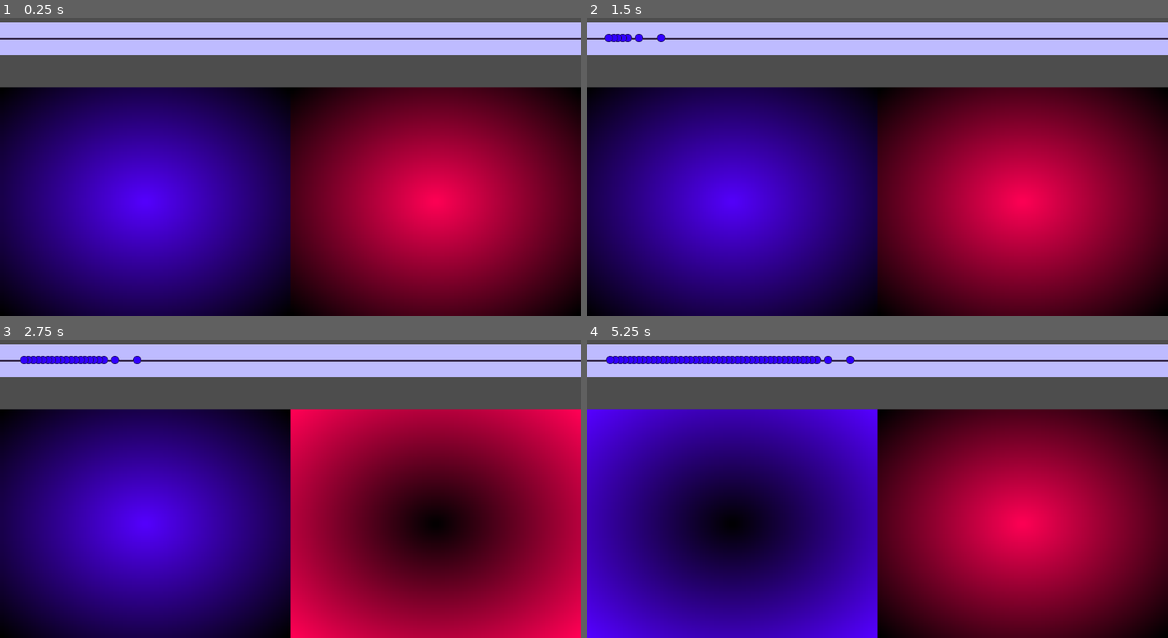
Above: before the commit, frames 1-4 (two rows, left to right).
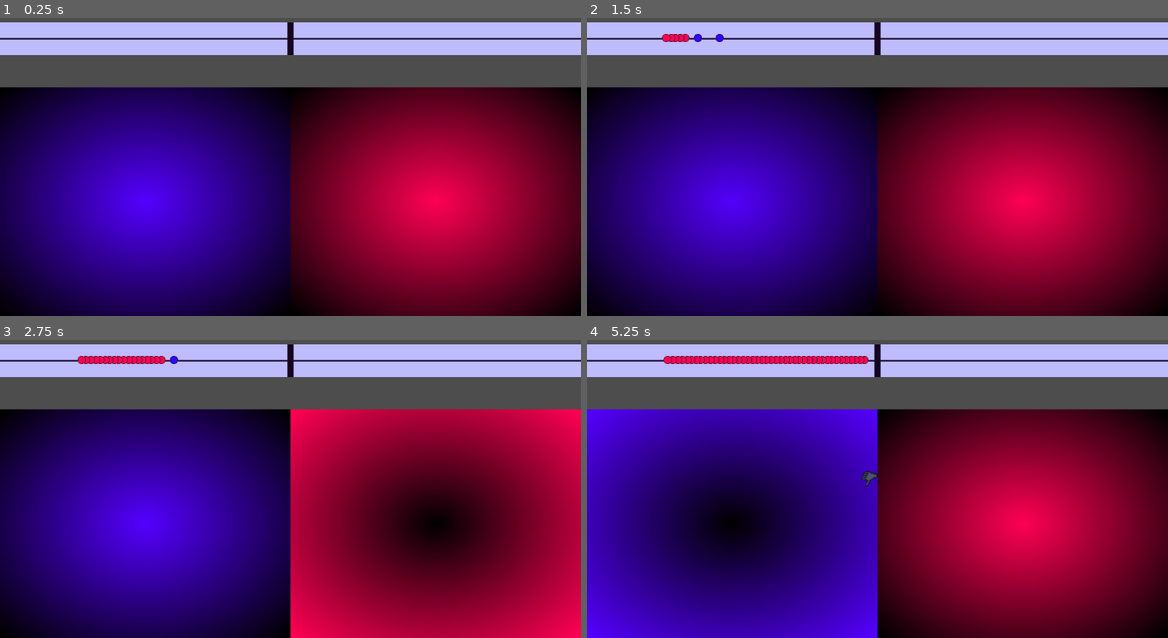
Above: after the commit, the same moments.

Repository: GustaCyber/Ritmo-silencioso
Game: Godot game, scene res://scenes/teste.tscn
Two runs of this game, one before a commit and one after it. Both use one fixed random seed, a clock stepped at 60 frames per second and the inputs below. Sound files missing from this copy of the repository are replaced by a short silence.
Inputs (mouse positions are in pixels of both pictures, inside the frame that each line leads up to):
- Up to frame 1 (0.25 s): no input
- Up to frame 2 (1.5 s): click (1022, 202) at 0.5 s; click (732, 202) at 1.25 s
- Up to frame 3 (2.75 s): tap Enter at 2 s; hold Right (ui_right) from 2.03 s (still down)
- Up to frame 4 (5.25 s): tap Space at 2.75, 4.25 s; release Right (ui_right) at 2.78 s; hold Left (ui_left) 2.78-3.53 s; tap Enter at 3.5, 5 s; hold Right (ui_right) 3.53-5.03 s; hold Left (ui_left) from 5.03 s (still down)

The runs differ from the first frame. In frame 1, 0.1% of the frame differs, in the area x 49-51%, y 1-13%; in frame 2, 0.5%; in frame 3, 0.8%; in frame 4, 1.4%, in the area x 3-51%, y 1-50%.

Commit message:
implementacao da gameplay parte 2

Diff:
--- /dev/null
+++ b/scenes/Precision_out.tscn
@@ -0,0 +1,58 @@
+[gd_scene format=3 uid="uid://cljnc2bwvla1m"]
+
+[ext_resource type="Script" uid="uid://dlpusk5pxib1g" path="res://scripts/precision_out.gd" id="1_xc8k4"]
+[ext_resource type="Texture2D" uid="uid://cyvpus0jmkf2u" path="res://assets/sprites/hand1.png" id="1_xj532"]
+
+[sub_resource type="AtlasTexture" id="AtlasTexture_8ytie"]
+atlas = ExtResource("1_xj532")
+region = Rect2(0, 0, 16, 16)
+
+[sub_resource type="AtlasTexture" id="AtlasTexture_im8u8"]
+atlas = ExtResource("1_xj532")
+region = Rect2(32, 0, 16, 16)
+
+[sub_resource type="AtlasTexture" id="AtlasTexture_w8l1l"]
+atlas = ExtResource("1_xj532")
+region = Rect2(16, 0, 16, 16)
+
+[sub_resource type="SpriteFrames" id="SpriteFrames_mjdn2"]
+animations = [{
+"frames": [{
+"duration": 1.0,
+"texture": SubResource("AtlasTexture_8ytie")
+}],
+"loop": true,
+"name": &"A",
+"speed": 5.0
+}, {
+"frames": [{
+"duration": 1.0,
+"texture": SubResource("AtlasTexture_im8u8")
+}],
+"loop": true,
+"name": &"B",
+"speed": 5.0
+}, {
+"frames": [{
+"duration": 1.0,
+"texture": SubResource("AtlasTexture_w8l1l")
+}],
+"loop": true,
+"name": &"C",
+"speed": 5.0
+}]
+
+[node name="Precision_out" type="CharacterBody2D" unique_id=2088605573]
+z_index = 1
+z_as_relative = false
+scale = Vector2(2, 2)
+script = ExtResource("1_xc8k4")
+
+[node name="animate" type="AnimatedSprite2D" parent="." unique_id=289463102]
+texture_filter = 1
+sprite_frames = SubResource("SpriteFrames_mjdn2")
+animation = &"A"
+
+[node name="Timer" type="Timer" parent="." unique_id=551048482]
+
+[connection signal="timeout" from="Timer" to="." method="_on_timer_timeout"]
--- a/scenes/element.tscn
+++ b/scenes/element.tscn
@@ -31,7 +31,7 @@
 [node name="AnimatedSprite2D" type="AnimatedSprite2D" parent="." unique_id=1137452298]
 texture_filter = 1
 sprite_frames = SubResource("SpriteFrames_ut6yo")
-animation = &"blue"
+animation = &"red"
 
 [node name="VisibleOnScreenNotifier2D" type="VisibleOnScreenNotifier2D" parent="." unique_id=1634303380]
 
--- a/scenes/teste.tscn
+++ b/scenes/teste.tscn
@@ -23,6 +23,7 @@
 grow_vertical = 2
 
 [node name="right_button" type="TextureButton" parent="CanvasLayer/Control" unique_id=374745688]
+z_as_relative = false
 layout_mode = 1
 anchors_preset = -1
 anchor_left = 0.5
@@ -36,6 +37,7 @@
 script = ExtResource("3_mjdn2")
 
 [node name="left_button" type="TextureButton" parent="CanvasLayer/Control" unique_id=296635656]
+z_as_relative = false
 layout_mode = 1
 anchors_preset = -1
 anchor_top = 0.3
@@ -61,8 +63,17 @@
 anchor_bottom = 0.52
 color = Color(0.08366973, 0.021391047, 0.12555072, 1)
 
+[node name="line2" type="ColorRect" parent="CanvasLayer/Control/campo_tempo" unique_id=2107823625]
+layout_mode = 1
+anchors_preset = -1
+anchor_left = 0.495
+anchor_right = 0.505
+anchor_bottom = 1.0
+color = Color(0.08235294, 0.019607844, 0.1254902, 1)
+
 [node name="AudioPlayer" type="AudioStreamPlayer2D" parent="." unique_id=591978193]
 stream = ExtResource("6_mjdn2")
+volume_db = 10.0
 
 [node name="Node" type="Node" parent="." unique_id=1016419998]
 script = ExtResource("6_6cgey")
--- a/scripts/Global.gd
+++ b/scripts/Global.gd
@@ -8,13 +8,16 @@
 # Consts e vars gameplay
 const song_teste_array = [1, 0, 0, 0, 1, 0, 0, 0]
 const error_margin = 5
+const prec_margin_A = 7
+const prec_margin_B = 15
 const element_speed = 100
+const default_element_pos = 200
 # Musica 1
 var musica1 = {
 	"bpm": 140,
 	"duracao": 111,
 	"path": "res://assets/songs/korobeiniki.mp3",
-	"array": [1, 0, 0, 0, 1, 0, 0, 0],
+	"array": [1, 0, 0, 0, 1, 0, 0, 0, 1, 0, 0, 0],
 }
 var total_beats1 = (musica1.duracao/60.0)*musica1.bpm
 var time_per_bit1 = musica1.duracao/total_beats1
@@ -44,6 +47,10 @@
 	tween.tween_method(mudar_cor_ponto_1.bind(gradiente), gradiente.get_color(1), corB, duration)
 
 # Funcoes de gameplay
+
+func get_screen_size():
+	var screen_size = DisplayServer.screen_get_size()
+	return screen_size
 
 # Funcoes de save
 func novo_jogo():
--- a/scripts/element.gd
+++ b/scripts/element.gd
@@ -1,14 +1,26 @@
 extends CharacterBody2D
 
+# Onreadys
+@onready var anim = get_node("AnimatedSprite2D")
+
+# Constantes
 const speed = GlobalGD.element_speed
 
+# Variaveis
+var is_red = false
+
 func _ready() -> void:
-	pass
+	if (is_red):
+		anim.play("red")
+	else:
+		anim.play("blue")
 
 func _physics_process(delta: float) -> void:
-	velocity.x = speed
+	velocity.x = speed * delta * 60
 	move_and_slide()
 
+func eliminate():
+	self.queue_free()
 
 func _on_visible_on_screen_notifier_2d_screen_exited() -> void:
 	queue_free()
--- a/scripts/gameplay.gd
+++ b/scripts/gameplay.gd
@@ -4,6 +4,7 @@
 @onready var l_btn = get_node("CanvasLayer/Control/left_button")
 @onready var r_btn = get_node("CanvasLayer/Control/right_button")
 @onready var audio_player = get_node("AudioPlayer")
+@onready var control = get_node("CanvasLayer/Control")
 @onready var campo_tempo = get_node("CanvasLayer/Control/campo_tempo")
 @onready var linha = get_node("CanvasLayer/Control/campo_tempo/line")
 
@@ -28,34 +29,71 @@
 func get_keys():
 	if Input.is_action_just_pressed("ui_left"):
 		l_btn.animar(1)
+		var t = audio_player.get_playback_position() + AudioServer.get_time_since_last_mix()
+		player_precision(t)
 	if (Input.is_action_just_released("ui_left")):
 		l_btn.animar(0)
+
 	if (Input.is_action_just_pressed("ui_right")):
 		r_btn.animar(1)
+		var t = audio_player.get_playback_position() + AudioServer.get_time_since_last_mix()
+		player_precision(t)
 	if (Input.is_action_just_released("ui_right")):
 		r_btn.animar(0)
+
+
+func get_next_bit_time() -> float:
+	var current_song_time = audio_player.get_playback_position() + AudioServer.get_time_since_last_mix()
+	var current_pos:int = current_song_time/GlobalGD.time_per_bit1
+	var next_bit = GlobalGD.time_per_bit1 * (current_pos+1)
+	return next_bit - current_song_time
 
 func get_next_bit() -> float:
 	var current_song_time = audio_player.get_playback_position() + AudioServer.get_time_since_last_mix()
 	var current_pos:int = current_song_time/GlobalGD.time_per_bit1
-	var next_bit_time = GlobalGD.time_per_bit1 * (current_pos+1)
-	return next_bit_time - current_song_time
+	var next_bit = GlobalGD.time_per_bit1 * (current_pos+1)
+	return next_bit
+
+func array_pos() -> int:
+	var current_song_time = audio_player.get_playback_position() + AudioServer.get_time_since_last_mix()
+	var current_pos:int = current_song_time/GlobalGD.time_per_bit1
+	return current_pos
 
 func create_elements():
 	var new_element = preload("res://scenes/element.tscn")
-	var next_bit = get_next_bit()
+	var next_bit = get_next_bit_time()
 	if (next_bit <= GlobalGD.time_per_bit1 + GlobalGD.time_per_bit_margin1
 	&& next_bit >= GlobalGD.time_per_bit1 - GlobalGD.time_per_bit_margin1):
 		if (!is_generated):
 			is_generated = true
 			var pos = next_bit * GlobalGD.element_speed
-			var element_instance = new_element.instantiate()
 			elements.push_back(new_element.instantiate())
-			#elements[-1].position.y = 16
-			elements[-1].global_position.x = pos
+			if (GlobalGD.musica1.array[array_pos()]):
+				elements[-1].is_red = true
+			elements[-1].global_position.x = GlobalGD.default_element_pos - pos
 			linha.add_child(elements[-1])
 	else:
 		is_generated = false
+
+func calc_prec(t0) -> int:
+	var t1 = get_next_bit()
+	if (t0 - t1 > t1 - t1/100*GlobalGD.prec_margin_B || t0 - t1 < -t1 + t1/100*GlobalGD.prec_margin_B):
+		return -1
+	elif (t0 - t1 < t1 - t1/100*GlobalGD.prec_margin_B || t0 - t1 > -t1 + t1/100*GlobalGD.prec_margin_B):
+		return 1
+	elif (t0 - t1 < t1 - t1/100*GlobalGD.prec_margin_A || t0 - t1 > -t1 + t1/100*GlobalGD.prec_margin_A):
+		return 0
+	return -1
+
+func player_precision(t):
+	elements.pop_front().eliminate()
+	var prec = calc_prec(t)
+	var prec_out = preload("res://scenes/Precision_out.tscn")
+	var prec_out_ins = prec_out.instantiate()
+	prec_out_ins.prec = prec
+	prec_out_ins.position.x = get_viewport().get_visible_rect().size.x * 0.5 - 16
+	prec_out_ins.position.y = get_viewport().get_visible_rect().size.y * 0.5 + 16
+	control.add_child(prec_out_ins)
 
 # Called every frame. 'delta' is the elapsed time since the previous frame.
 func _process(delta: float) -> void:
--- /dev/null
+++ b/scripts/precision_out.gd
@@ -0,0 +1,26 @@
+extends CharacterBody2D
+# Onreadys
+@onready var animate = get_node("animate")
+@onready var timer = get_node("Timer")
+# Constantes
+const speed = 500
+# Variaveis
+var prec = 0
+
+func _ready() -> void:
+	if (prec == 0):
+		animate.play("A")
+	elif (prec == 1):
+		animate.play("B")
+	else:
+		animate.play("C")
+	timer.start(.5)
+
+
+func _physics_process(delta: float) -> void:
+	velocity.y -= speed * delta
+	move_and_slide()
+
+
+func _on_timer_timeout() -> void:
+	self.queue_free()
Binary file added: assets/sprites/hand1.png
Not shown, added: assets/sprites/hand1.png.import
Not shown, added: scripts/precision_out.gd.uid
